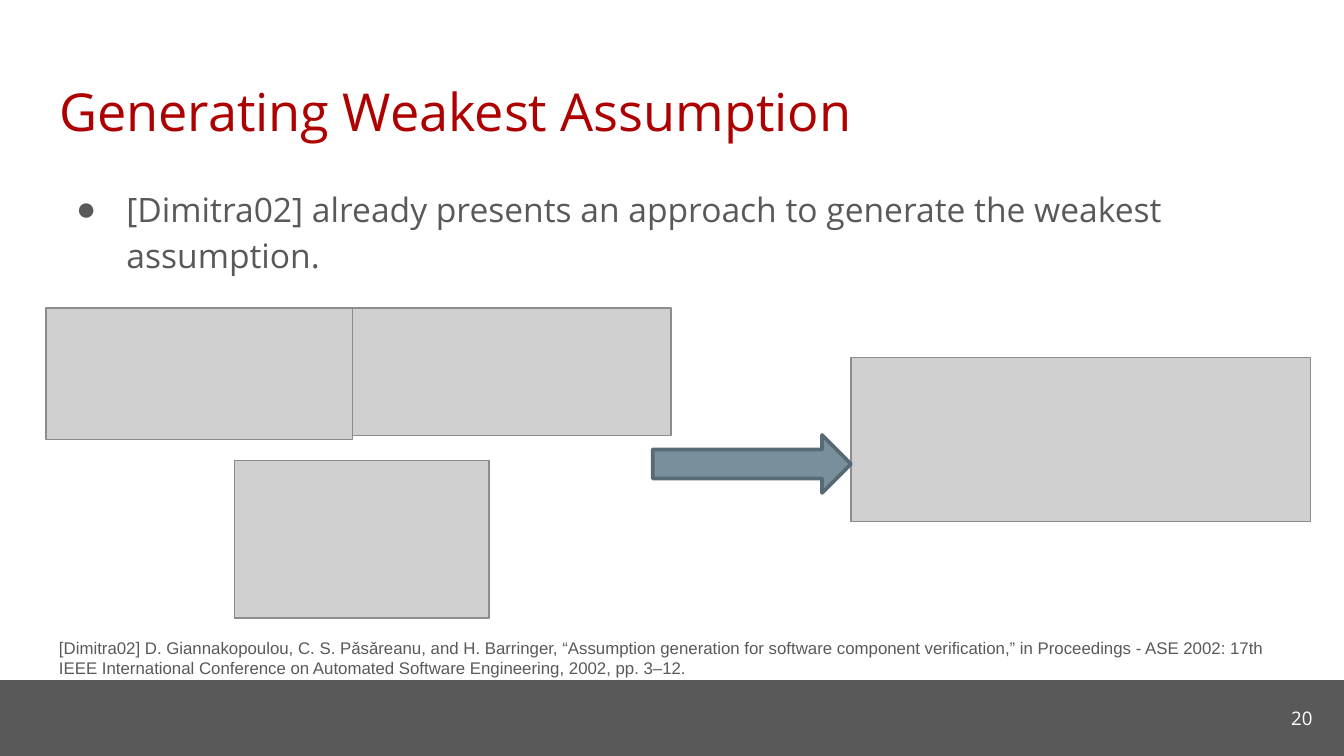
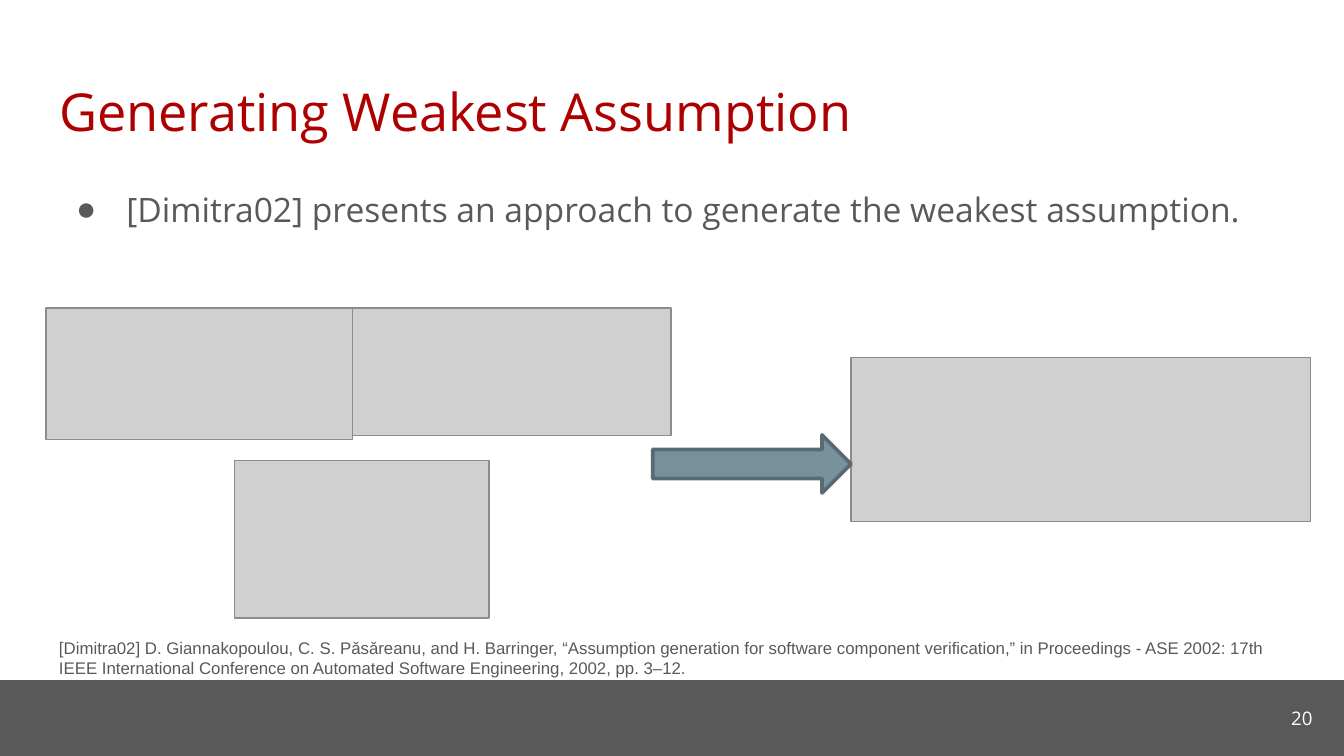
Before and after one commit to cmu-soda/Robustness, a slide deck: slide 20 of Robustness.pptx. Drawn at 1344x756 pixels with LibreOffice and Linux fonts; fonts in the diff are those of the drawing; grey boxes stand for pictures; background and template pictures are left out. Boxes give left, top, right and bottom in pixels: in the first picture for what was removed or moved away, otherwise in the second. Text is boxed around its words. In the diff, an @@ line names an element or a change of style, - is before the commit and + after.

```diff
--- a/Robustness.pptx
+++ b/Robustness.pptx
@@ text at (x1=126, y1=196, x2=1239, y2=230): text changed @@
-● [Dimitra02] already presents an approach to generate the weakest assumption.
+● [Dimitra02] presents an approach to generate the weakest assumption.
```
Also in this commit, not shown: 8 other slides changed, 1 slide added, 2 other files.
